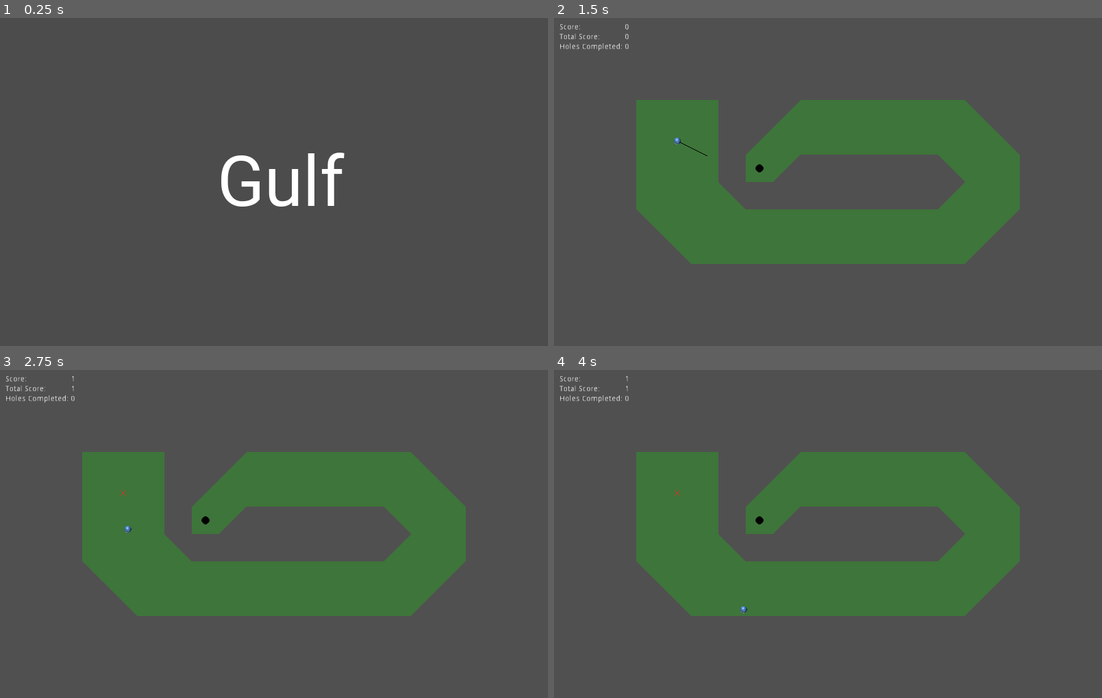
Above: before the commit, frames 1-4 (two rows, left to right).
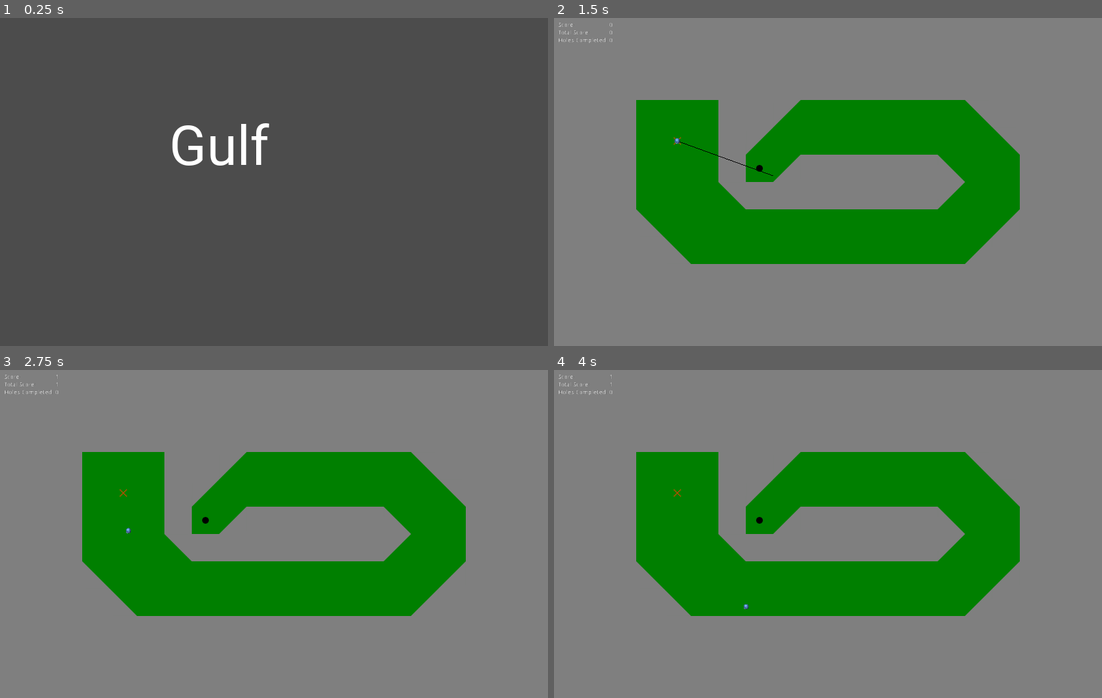
Above: after the commit, the same moments.

Repository: Halfwhit/Gulf
Game: Godot game, scene res://Scenes/Main.tscn
The game is run twice, just before and just after one commit, with the same random seed, the same clock (stepped at 60 frames per second) and the same inputs.
Inputs (mouse positions are in pixels of both pictures, inside the frame that each line leads up to):
- Up to frame 1 (0.25 s): no input
- Up to frame 2 (1.5 s): tap Enter at 0.5 s; move the mouse to (948, 165) at 0.52 s; click (948, 165) at 0.6 s; click "Start Game" at 1.25 s
- Up to frame 3 (2.75 s): tap Space at 2 s; move the mouse to (164, 550) at 2.02 s; click (164, 550) at 2.1 s
- Up to frame 4 (4 s): tap Enter at 2.75 s; move the mouse to (882, 461) at 2.77 s; click (882, 461) at 2.85 s; move the mouse to (800, 599) at 3.52 s; click (800, 599) at 3.6 s

The runs differ from the first frame. In frame 1, 2.0% of the frame differs, in the area x 31-63%, y 32-58%; in frame 2, 100%; in frame 3, 100%; in frame 4, 100%, in the area x 0-100%, y 0-100%.

Commit message:
Added .exe to the root folder (That works! Testing is easy now) Updated tile assets to be 64x64 pixels (previously 50x50) Adjusted ball power

Diff:
--- a/Resources/tileset.tres
+++ b/Resources/tileset.tres
@@ -1,25 +1,25 @@
 [gd_resource type="TileSet" load_steps=10 format=2]
 
-[ext_resource path="res://Resources/grass.png" type="Texture" id=1]
-[ext_resource path="res://Resources/wall.png" type="Texture" id=2]
-[ext_resource path="res://Resources/hole.png" type="Texture" id=3]
-[ext_resource path="res://Resources/slant.png" type="Texture" id=4]
-[ext_resource path="res://Resources/start.png" type="Texture" id=5]
-[ext_resource path="res://Resources/water.png" type="Texture" id=6]
-[ext_resource path="res://Resources/yellow.png" type="Texture" id=7]
+[ext_resource path="res://Resources/Tiles/Grass.png" type="Texture" id=1]
+[ext_resource path="res://Resources/Tiles/Wall.png" type="Texture" id=2]
+[ext_resource path="res://Resources/Tiles/Hole.png" type="Texture" id=3]
+[ext_resource path="res://Resources/Tiles/Slant.png" type="Texture" id=4]
+[ext_resource path="res://Resources/Tiles/Start.png" type="Texture" id=5]
+[ext_resource path="res://Resources/Tiles/Water.png" type="Texture" id=6]
+[ext_resource path="res://Resources/Tiles/Yellow.png" type="Texture" id=7]
 
 [sub_resource type="ConvexPolygonShape2D" id=1]
-points = PoolVector2Array( 0, 0, 50, 0, 50, 50, 0, 50 )
+points = PoolVector2Array( 0, 0, 64, 0, 64, 64, 0, 64, 0, 0 )
 
 [sub_resource type="ConvexPolygonShape2D" id=2]
-points = PoolVector2Array( 0, 50, 0, 0, 50, 0, 0, 50 )
+points = PoolVector2Array( 0, 50, 0, 0, 64.019, 0, 0.019043, 64 )
 
 [resource]
 0/name = "Grass"
 0/texture = ExtResource( 1 )
 0/tex_offset = Vector2( 0, 0 )
 0/modulate = Color( 1, 1, 1, 1 )
-0/region = Rect2( 0, 0, 50, 50 )
+0/region = Rect2( 0, 0, 64, 64 )
 0/tile_mode = 0
 0/occluder_offset = Vector2( 0, 0 )
 0/navigation_offset = Vector2( 0, 0 )
@@ -29,7 +29,7 @@
 1/texture = ExtResource( 2 )
 1/tex_offset = Vector2( 0, 0 )
 1/modulate = Color( 1, 1, 1, 1 )
-1/region = Rect2( 0, 0, 50, 50 )
+1/region = Rect2( 0, 0, 64, 64 )
 1/tile_mode = 0
 1/occluder_offset = Vector2( 0, 0 )
 1/navigation_offset = Vector2( 0, 0 )
@@ -45,7 +45,7 @@
 2/texture = ExtResource( 3 )
 2/tex_offset = Vector2( 0, 0 )
 2/modulate = Color( 1, 1, 1, 1 )
-2/region = Rect2( 0, 0, 50, 50 )
+2/region = Rect2( 0, 0, 64, 64 )
 2/tile_mode = 0
 2/occluder_offset = Vector2( 0, 0 )
 2/navigation_offset = Vector2( 0, 0 )
@@ -55,7 +55,7 @@
 3/texture = ExtResource( 4 )
 3/tex_offset = Vector2( 0, 0 )
 3/modulate = Color( 1, 1, 1, 1 )
-3/region = Rect2( 0, 0, 50, 50 )
+3/region = Rect2( 0, 0, 64, 64 )
 3/tile_mode = 0
 3/occluder_offset = Vector2( 0, 0 )
 3/navigation_offset = Vector2( 0, 0 )
@@ -71,7 +71,7 @@
 4/texture = ExtResource( 5 )
 4/tex_offset = Vector2( 0, 0 )
 4/modulate = Color( 1, 1, 1, 1 )
-4/region = Rect2( 0, 0, 50, 50 )
+4/region = Rect2( 0, 0, 64, 64 )
 4/tile_mode = 0
 4/occluder_offset = Vector2( 0, 0 )
 4/navigation_offset = Vector2( 0, 0 )
@@ -81,7 +81,7 @@
 5/texture = ExtResource( 6 )
 5/tex_offset = Vector2( 0, 0 )
 5/modulate = Color( 1, 1, 1, 1 )
-5/region = Rect2( 0, 0, 50, 50 )
+5/region = Rect2( 0, 0, 64, 64 )
 5/tile_mode = 0
 5/occluder_offset = Vector2( 0, 0 )
 5/navigation_offset = Vector2( 0, 0 )
@@ -91,7 +91,7 @@
 6/texture = ExtResource( 7 )
 6/tex_offset = Vector2( 0, 0 )
 6/modulate = Color( 1, 1, 1, 1 )
-6/region = Rect2( 0, 0, 50, 50 )
+6/region = Rect2( 0, 0, 64, 64 )
 6/tile_mode = 0
 6/occluder_offset = Vector2( 0, 0 )
 6/navigation_offset = Vector2( 0, 0 )
--- a/Resources/tileset_edit.tscn
+++ b/Resources/tileset_edit.tscn
@@ -1,12 +1,12 @@
 [gd_scene load_steps=8 format=2]
 
-[ext_resource path="res://Resources/grass.png" type="Texture" id=1]
-[ext_resource path="res://Resources/wall.png" type="Texture" id=2]
-[ext_resource path="res://Resources/hole.png" type="Texture" id=3]
-[ext_resource path="res://Resources/slant.png" type="Texture" id=4]
-[ext_resource path="res://Resources/start.png" type="Texture" id=5]
-[ext_resource path="res://Resources/water.png" type="Texture" id=6]
-[ext_resource path="res://Resources/yellow.png" type="Texture" id=7]
+[ext_resource path="res://Resources/Tiles/Grass.png" type="Texture" id=1]
+[ext_resource path="res://Resources/Tiles/Wall.png" type="Texture" id=2]
+[ext_resource path="res://Resources/Tiles/Hole.png" type="Texture" id=3]
+[ext_resource path="res://Resources/Tiles/Slant.png" type="Texture" id=4]
+[ext_resource path="res://Resources/Tiles/Start.png" type="Texture" id=5]
+[ext_resource path="res://Resources/Tiles/Water.png" type="Texture" id=6]
+[ext_resource path="res://Resources/Tiles/Yellow.png" type="Texture" id=7]
 
 [node name="Node2D" type="Node2D"]
 
@@ -15,7 +15,7 @@
 centered = false
 
 [node name="Wall" type="Sprite" parent="."]
-position = Vector2( 50, 0 )
+position = Vector2( 64, 0 )
 texture = ExtResource( 2 )
 centered = false
 
@@ -23,15 +23,15 @@
 collision_layer = 2
 
 [node name="CollisionPolygon2D" type="CollisionPolygon2D" parent="Wall/StaticBody2D"]
-polygon = PoolVector2Array( 0, 0, 50, 0, 50, 50, 0, 50 )
+polygon = PoolVector2Array( 0, 0, 0, 64, 64, 64, 64, 0, 0, 0 )
 
 [node name="Hole" type="Sprite" parent="."]
-position = Vector2( 100, 0 )
+position = Vector2( 127.981, 0 )
 texture = ExtResource( 3 )
 centered = false
 
 [node name="Slant" type="Sprite" parent="."]
-position = Vector2( 150, 0 )
+position = Vector2( 191.981, 0 )
 texture = ExtResource( 4 )
 centered = false
 
@@ -39,19 +39,19 @@
 collision_layer = 2
 
 [node name="CollisionPolygon2D" type="CollisionPolygon2D" parent="Slant/StaticBody2D"]
-polygon = PoolVector2Array( 0, 50, 50, 0, 0, 0, 0, 50 )
+polygon = PoolVector2Array( 0.019043, 64, 64.019, 0, 0, 0, 0, 50 )
 
 [node name="Start" type="Sprite" parent="."]
-position = Vector2( 200, 0 )
+position = Vector2( 255.981, 0 )
 texture = ExtResource( 5 )
 centered = false
 
 [node name="Water" type="Sprite" parent="."]
-position = Vector2( 0, 50 )
+position = Vector2( 0, 64 )
 texture = ExtResource( 6 )
 centered = false
 
 [node name="Yellow" type="Sprite" parent="."]
-position = Vector2( 50, 50 )
+position = Vector2( 63.981, 64 )
 texture = ExtResource( 7 )
 centered = false
--- a/Scenes/Assets/Player.gd
+++ b/Scenes/Assets/Player.gd
@@ -1,6 +1,6 @@
 extends KinematicBody2D
 
-var max_force = 500
+var max_force = 5000
 var ball_vector = Vector2()
 var collision
 var in_motion
@@ -16,7 +16,7 @@
 
 func _draw():
 	if in_motion == false:
-		draw_line(Vector2(), get_local_mouse_position().clamped(max_force/2), Color(0.0, 0.0, 0.0), 1.0, false)
+		draw_line(Vector2(), get_local_mouse_position().clamped(max_force/5), Color(0.0, 0.0, 0.0), 1.0, false)
 
 func _process(delta):
 		update()
--- a/Scenes/Assets/Water.tscn
+++ b/Scenes/Assets/Water.tscn
@@ -1,12 +1,11 @@
 [gd_scene load_steps=2 format=2]
 
 [sub_resource type="RectangleShape2D" id=1]
-extents = Vector2( 25, 25 )
+extents = Vector2( 32, 32 )
 
 [node name="Water" type="Node2D"]
 
 [node name="WaterArea2D" type="Area2D" parent="."]
-editor/display_folded = true
 collision_layer = 4
 
 [node name="WaterCollisionShape" type="CollisionShape2D" parent="WaterArea2D"]
--- a/Scenes/Assets/Yellow.tscn
+++ b/Scenes/Assets/Yellow.tscn
@@ -1,12 +1,11 @@
 [gd_scene load_steps=2 format=2]
 
 [sub_resource type="RectangleShape2D" id=1]
-extents = Vector2( 25, 25 )
+extents = Vector2( 32, 32 )
 
 [node name="Yellow" type="Node2D"]
 
 [node name="YellowArea2D" type="Area2D" parent="."]
-editor/display_folded = true
 collision_layer = 4
 
 [node name="WaterCollisionShape" type="CollisionShape2D" parent="YellowArea2D"]
--- a/Scenes/Levels/HoleTemplate.tscn
+++ b/Scenes/Levels/HoleTemplate.tscn
@@ -8,6 +8,5 @@
 
 [node name="TileMap" type="TileMap" parent="."]
 tile_set = ExtResource( 2 )
-cell_size = Vector2( 50, 50 )
 format = 1
 tile_data = PoolIntArray( 0, 1, 0, 1, 1, 0, 2, 1, 0, 3, 1, 0, 4, 1, 0, 5, 1, 0, 6, 1, 0, 7, 1, 0, 8, 1, 0, 9, 1, 0, 10, …(3157 unchanged characters)…
--- a/Scenes/Levels/Solo/Hole1.tscn
+++ b/Scenes/Levels/Solo/Hole1.tscn
@@ -8,6 +8,5 @@
 
 [node name="TileMap" type="TileMap" parent="."]
 tile_set = ExtResource( 2 )
-cell_size = Vector2( 50, 50 )
 format = 1
 tile_data = PoolIntArray( 0, 1, 0, 1, 1, 0, 2, 1, 0, 3, 1, 0, 4, 1, 0, 5, 1, 0, 6, 1, 0, 7, 1, 0, 8, 1, 0, 9, 1, 0, 10, …(3333 unchanged characters)…
--- a/Scenes/Levels/Solo/Hole2.tscn
+++ b/Scenes/Levels/Solo/Hole2.tscn
@@ -8,6 +8,5 @@
 
 [node name="TileMap" type="TileMap" parent="."]
 tile_set = ExtResource( 2 )
-cell_size = Vector2( 50, 50 )
 format = 1
 tile_data = PoolIntArray( 0, 1, 0, 1, 1, 0, 2, 1, 0, 3, 1, 0, 4, 1, 0, 5, 1, 0, 6, 1, 0, 7, 1, 0, 8, 1, 0, 9, 1, 0, 10, …(3474 unchanged characters)…
--- a/Scenes/Levels/Solo/Hole3.tscn
+++ b/Scenes/Levels/Solo/Hole3.tscn
@@ -8,6 +8,5 @@
 
 [node name="TileMap" type="TileMap" parent="."]
 tile_set = ExtResource( 2 )
-cell_size = Vector2( 50, 50 )
 format = 1
 tile_data = PoolIntArray( 0, 1, 0, 1, 1, 0, 2, 1, 0, 3, 1, 0, 4, 1, 0, 5, 1, 0, 6, 1, 0, 7, 1, 0, 8, 1, 0, 9, 1, 0, 10, …(3617 unchanged characters)…
--- a/Scenes/Levels/Solo/Hole4.tscn
+++ b/Scenes/Levels/Solo/Hole4.tscn
@@ -8,6 +8,5 @@
 
 [node name="TileMap" type="TileMap" parent="."]
 tile_set = ExtResource( 2 )
-cell_size = Vector2( 50, 50 )
 format = 1
 tile_data = PoolIntArray( 0, 1, 0, 1, 1, 0, 2, 1, 0, 3, 1, 0, 4, 1, 0, 5, 1, 0, 6, 1, 0, 7, 1, 0, 8, 1, 0, 9, 1, 0, 10, …(4375 unchanged characters)…
--- a/Scenes/Levels/TestLevel.tscn
+++ b/Scenes/Levels/TestLevel.tscn
@@ -9,7 +9,6 @@
 
 [node name="TileMap" type="TileMap" parent="."]
 tile_set = ExtResource( 2 )
-cell_size = Vector2( 50, 50 )
 format = 1
 tile_data = PoolIntArray( 0, 1, 0, 1, 1, 0, 2, 1, 0, 3, 1, 0, 4, 1, 0, 5, 1, 0, 6, 1, 0, 7, 1, 0, 8, 1, 0, 9, 1, 0, 10, …(3263 unchanged characters)…
 __meta__ = {
--- a/project.godot
+++ b/project.godot
@@ -25,7 +25,8 @@
 
 [display]
 
-window/size/width=1000
+window/size/width=1280
+window/size/height=768
 window/stretch/mode="2d"
 window/stretch/aspect="keep"
 
Binary file removed: Fonts/ball.png
Not shown, removed: Fonts/ball.png.import
Binary file added: Resources/Tiles/Circle.png
Binary file added: Resources/Tiles/Grass.png
Not shown, added: Resources/Tiles/Gulf.tsx
Binary file added: Resources/Tiles/Hole.png
Binary file added: Resources/Tiles/Slant.png
Binary file added: Resources/Tiles/Start.png
Binary file added: Resources/Tiles/Wall.png
Binary file added: Resources/Tiles/Water.png
Binary file added: Resources/Tiles/Yellow.png
Binary file removed: Resources/grass.png
(and 18 more such lines)
